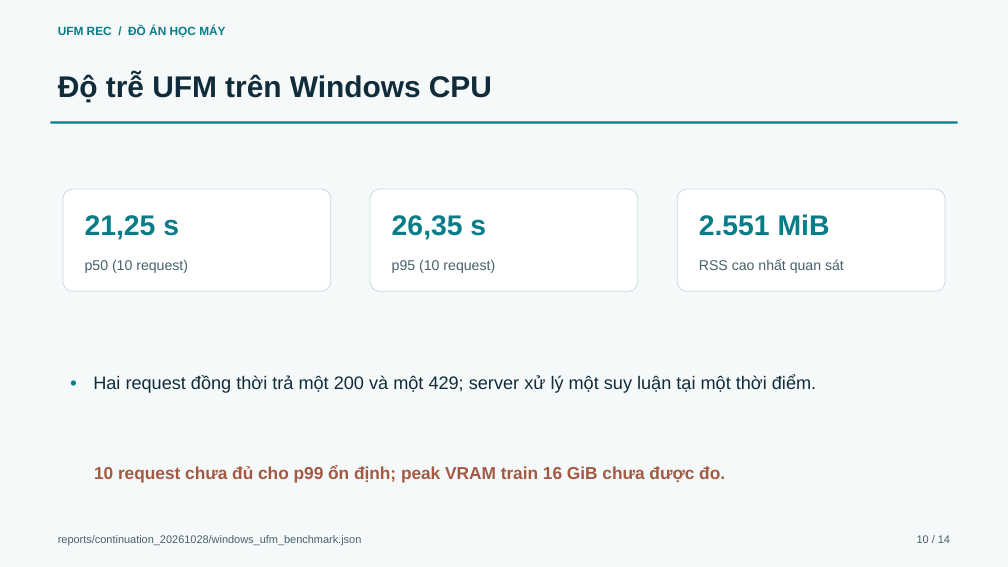
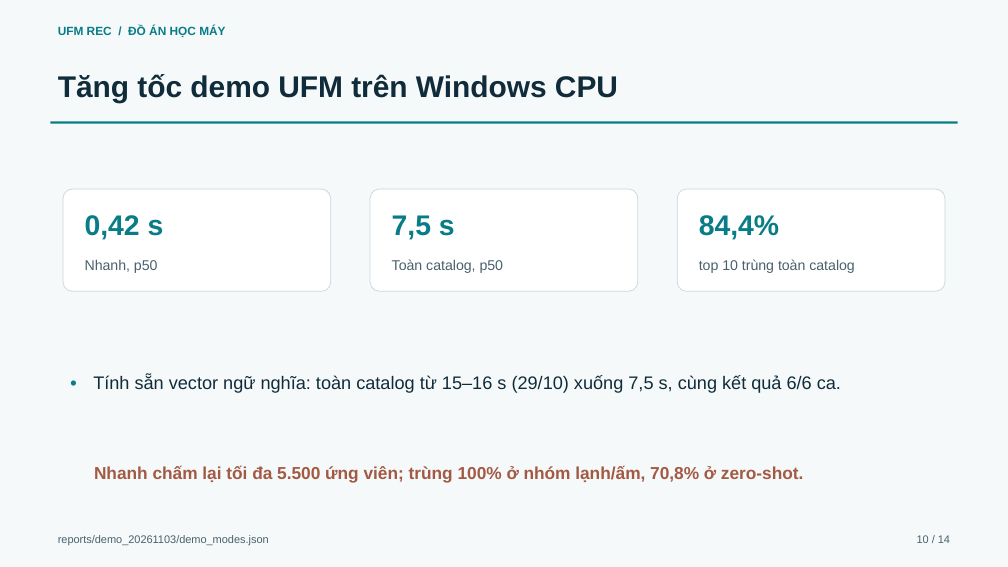
Before and after one commit to anky06-ky/UFM-Rec, a slide deck: slide 10 of output/presentation/UFM_Rec_Bao_Ve_20261103.pptx. Drawn at 1008x567 pixels with LibreOffice and Linux fonts; fonts in the diff are those of the drawing. Boxes give left, top, right and bottom in pixels: in the first picture for what was removed or moved away, otherwise in the second. Text is boxed around its words. In the diff, an @@ line names an element or a change of style, - is before the commit and + after.

Commit message:
Finalize three-member submission and demo verification

```diff
--- a/output/presentation/UFM_Rec_Bao_Ve_20261103.pptx
+++ b/output/presentation/UFM_Rec_Bao_Ve_20261103.pptx
@@ text at bbox=[58, 74, 618, 102]: text changed @@
-Độ trễ UFM trên Windows CPU
+Tăng tốc demo UFM trên Windows CPU
@@ text at bbox=[85, 215, 164, 240]: text changed @@
-21,25 s
+0,42 s
@@ text at bbox=[392, 215, 455, 240]: text changed @@
-26,35 s
+7,5 s
@@ text at bbox=[699, 215, 779, 240]: text changed @@
-2.551 MiB
+84,4%
@@ text at bbox=[85, 259, 158, 273]: text changed @@
-p50 (10 request)
+Nhanh, p50
@@ text at bbox=[392, 259, 504, 273]: text changed @@
-p95 (10 request)
+Toàn catalog, p50
@@ text at bbox=[699, 259, 855, 273]: text changed @@
-RSS cao nhất quan sát
+top 10 trùng toàn catalog
@@ text at bbox=[93, 375, 841, 393]: text changed @@
-Hai request đồng thời trả một 200 và một 429; server xử lý một suy luận tại một thời điểm.
+Tính sẵn vector ngữ nghĩa: toàn catalog từ 15–16 s (29/10) xuống 7,5 s, cùng kết quả 6/6 ca.
@@ text at bbox=[94, 465, 803, 482]: text changed @@
-10 request chưa đủ cho p99 ổn định; peak VRAM train 16 GiB chưa được đo.
+Nhanh chấm lại tối đa 5.500 ứng viên; trùng 100% ở nhóm lạnh/ấm, 70,8% ở zero-shot.
@@ text at bbox=[58, 535, 269, 545]: text changed @@
-reports/continuation_20261028/windows_ufm_benchmark.json
+reports/demo_20261103/demo_modes.json
```
Also in this commit, not shown: 2 other slides changed, 28 other files.
